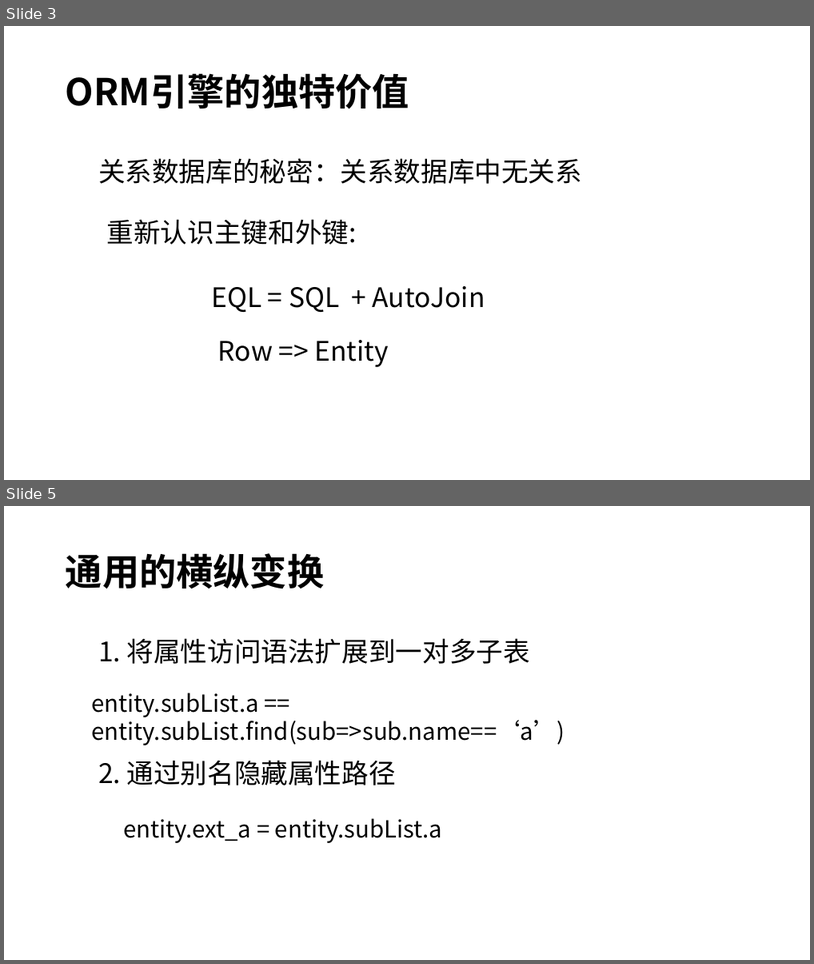
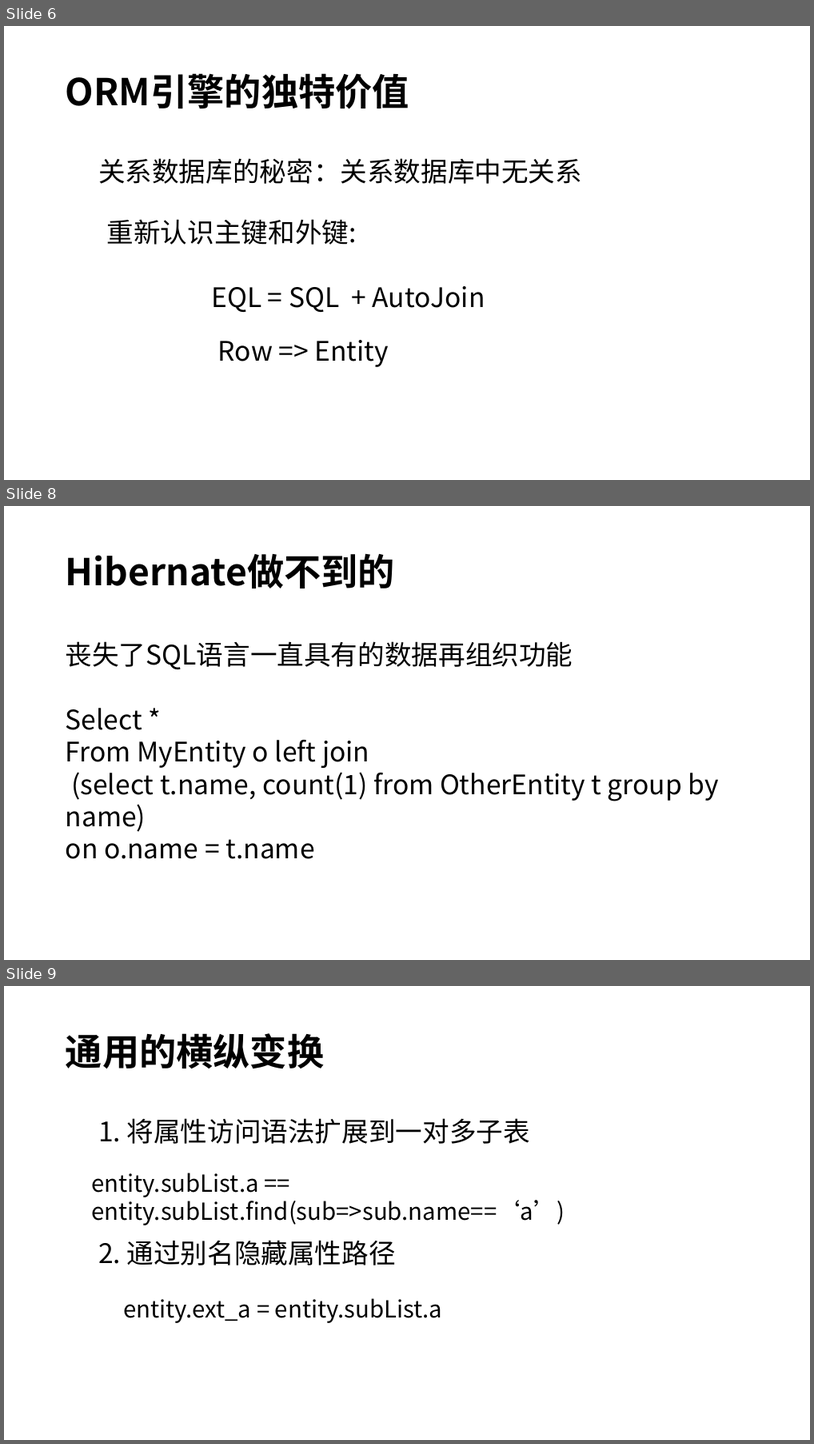
Before and after one commit to entropy-cloud/nop-entropy, a slide deck: docs/ppt/nop-orm.pptx. Shown one above the other, each under a label of ours: slides 3 and 5 before the commit, slides 6, 8 and 9 after it; the slides between them are not shown. The pictures are 814x964 and 814x1444 pixels, drawn with LibreOffice and Linux fonts; fonts in the diff are those of the drawing. Boxes give left, top, right and bottom in pixels: in the first picture for what was removed or moved away, otherwise in the second. Text is boxed around its words. In the diff, an @@ line names an element or a change of style, - is before the commit and + after.

```diff
--- a/docs/ppt/nop-orm.pptx
+++ b/docs/ppt/nop-orm.pptx
@@ slide 8 added at <box>4,506,810,960</box>, background #FFFFFF @@
@@ title added at <box>66,553,395,588</box>, 44 pt, text #000000, bold @@
+Hibernate做不到的
@@ text added at <box>66,641,719,859</box>, 32 pt, text #000000 @@
+丧失了SQL语言一直具有的数据再组织功能
+Select *
+From MyEntity o left join
+(select t.name, count(1) from OtherEntity t group by name)
+on o.name = t.name
@@ what was slide 3 is now slide 6 @@
@@ what was slide 5 is now slide 9 @@
```
Also in this commit, not shown: 3 slides changed, 4 other slides added, 1 slide removed, 3 other files.
